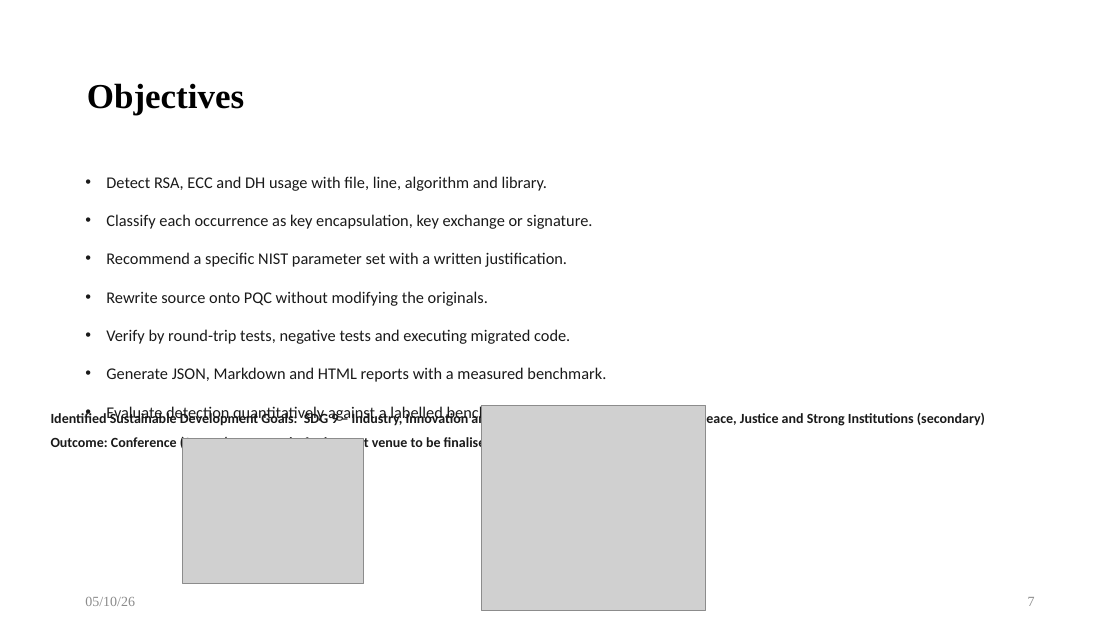
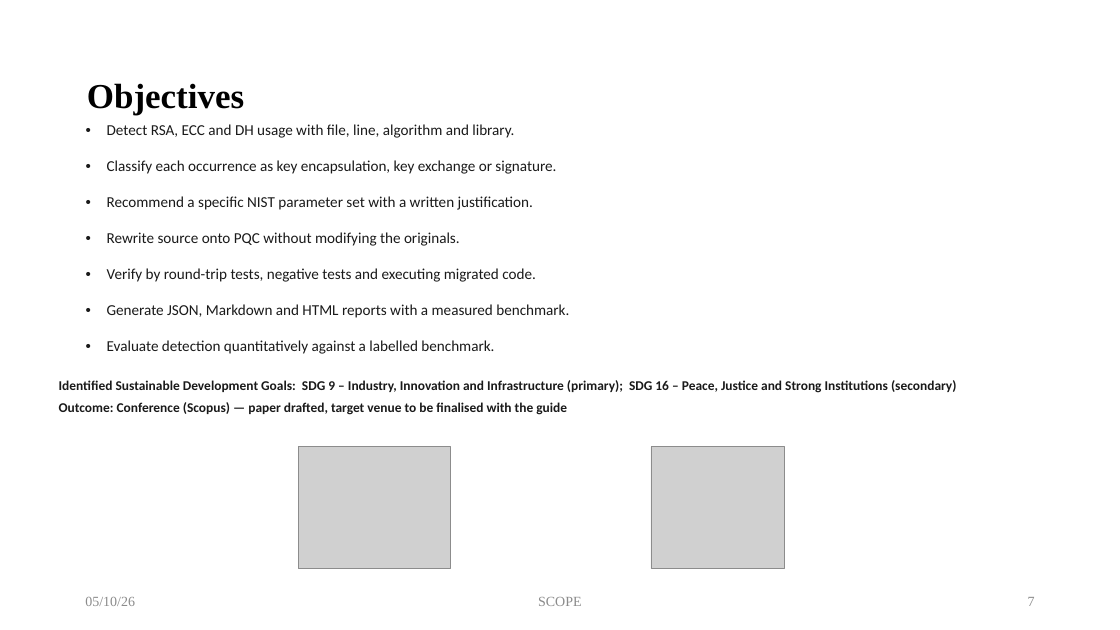
Before and after one commit to arpitmittal2025/pqc-migrator, a slide deck: slide 7 of report/Review_3_Team_20106UG02.pptx. Drawn at 1120x630 pixels with LibreOffice and Linux fonts; fonts in the diff are those of the drawing; grey boxes stand for pictures. Boxes give left, top, right and bottom in pixels: in the first picture for what was removed or moved away, otherwise in the second. Text is boxed around its words. In the diff, an @@ line names an element or a change of style, - is before the commit and + after.

```diff
--- a/report/Review_3_Team_20106UG02.pptx
+++ b/report/Review_3_Team_20106UG02.pptx
@@ text "Detect RSA, ECC and DH ...": place and size @@
-text "Detect RSA, ECC and DH ..." at [106, 176, 606, 422]
+text "Detect RSA, ECC and DH ..." at [107, 124, 569, 354]
@@ text "Detect RSA, ECC and DH ..." at [107, 124, 569, 354]: size 14 to 13 pt; line spacing 1 to 0.95 @@
@@ text "Identified Sustainable Development Goals: SDG ...": place and size @@
-text "Identified Sustainable Development Goals: SDG ..." at [51, 411, 985, 451]
+text "Identified Sustainable Development Goals: SDG ..." at [59, 380, 956, 415]
@@ text at [59, 380, 956, 393]: size 12 to 11.5 pt in "Identified Sustainable Development Goals: SDG 9 – ..."; line spacing 1 to 0.95 @@
@@ text at [59, 402, 567, 415]: text changed; size 12 to 11.5 pt @@
-Outcome: Conference (Scopus) — paper drafted, target venue to be finalised
+Outcome: Conference (Scopus) — paper drafted, target venue to be finalised with the guide
@@ picture: place and size @@
-picture at [183, 439, 364, 585]
+picture at [298, 447, 450, 569]
@@ picture: place and size @@
-picture at [481, 406, 707, 611]
+picture at [651, 447, 785, 569]
@@ text added at [538, 597, 581, 606], 12 pt, text #8C8C8C @@
+SCOPE
```
Also in this commit, not shown: 3 other slides changed, 19 other files.
